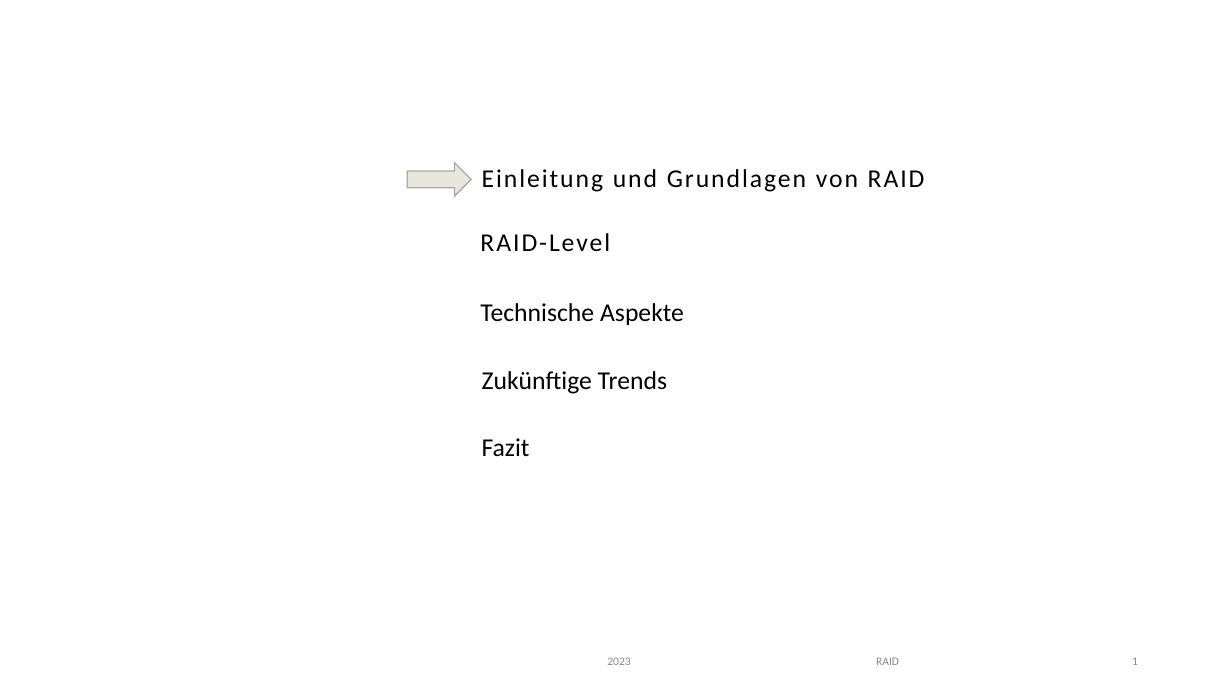
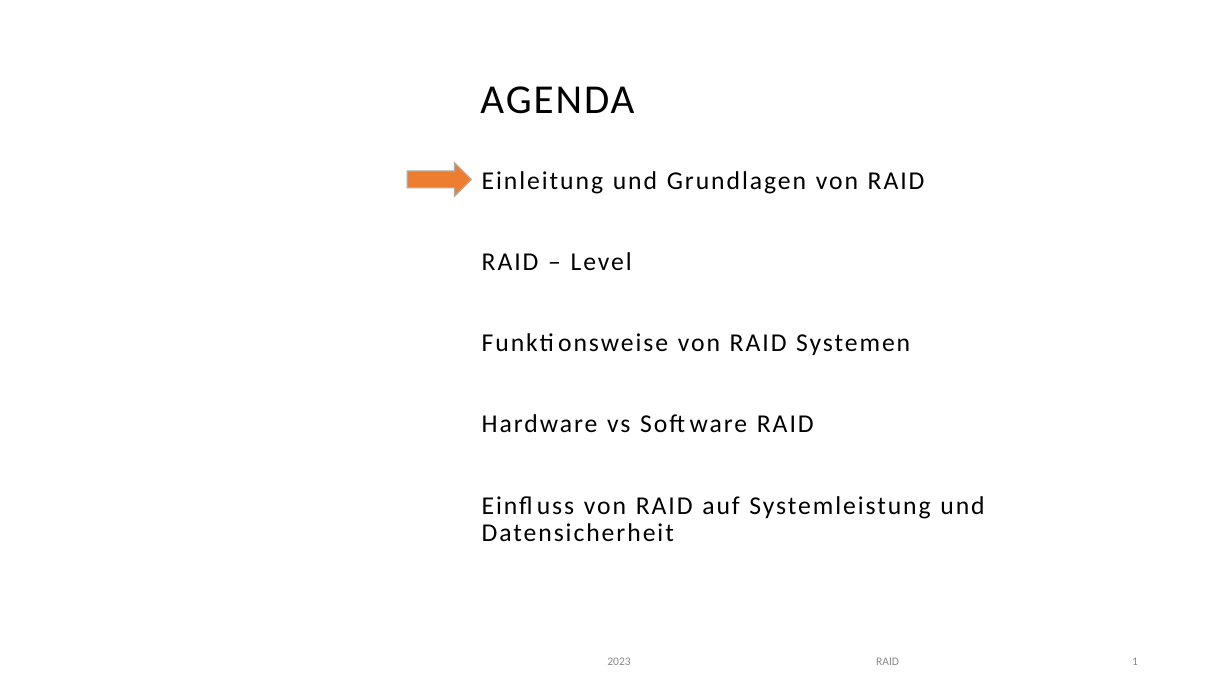
Before and after one commit to FyndetNeo/MultiMediDeutsch, a slide deck: slide 2 of RaidStand-15.01.24.pptx. Drawn at 1232x693 pixels with LibreOffice and Linux fonts; fonts in the diff are those of the drawing; background and template pictures are left out. Boxes give left, top, right and bottom in pixels: in the first picture for what was removed or moved away, otherwise in the second. Text is boxed around its words. In the diff, an @@ line names an element or a change of style, - is before the commit and + after.

```diff
--- a/RaidStand-15.01.24.pptx
+++ b/RaidStand-15.01.24.pptx
@@ text added at bbox=[480, 86, 634, 114], 32 pt, text #000000 @@
+AGENDA
@@ right arrow at bbox=[408, 163, 471, 196]: fill #E9E6DF to #ED7D31 @@
@@ text at bbox=[482, 171, 925, 194]: line spacing 0.8 to 0.9 @@
@@ text removed at bbox=[480, 233, 610, 251] @@
-RAID-Level
@@ text at bbox=[482, 252, 984, 542]: paragraphs added @@
+RAID – Level
+Funktionsweise von RAID Systemen
+Hardware vs Software RAID
+Einfluss von RAID auf Systemleistung und Datensicherheit
@@ text removed at bbox=[480, 303, 684, 325] @@
-Technische Aspekte
@@ text removed at bbox=[482, 371, 667, 394] @@
-Zukünftige Trends
@@ text removed at bbox=[482, 438, 530, 456] @@
-Fazit
```
Also in this commit, not shown: 6 other slides changed, 9 slides added, 7 slides removed.
